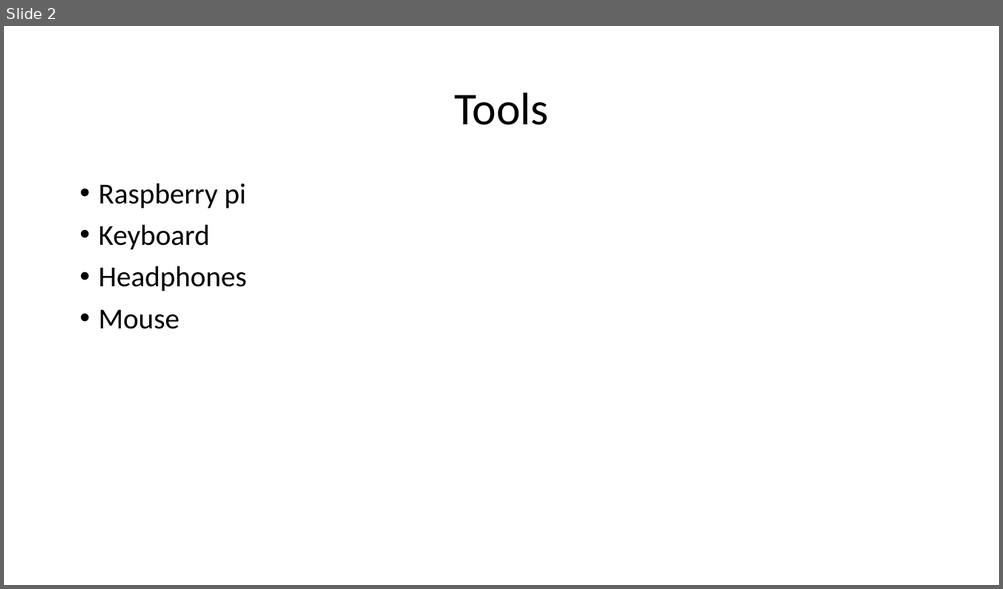
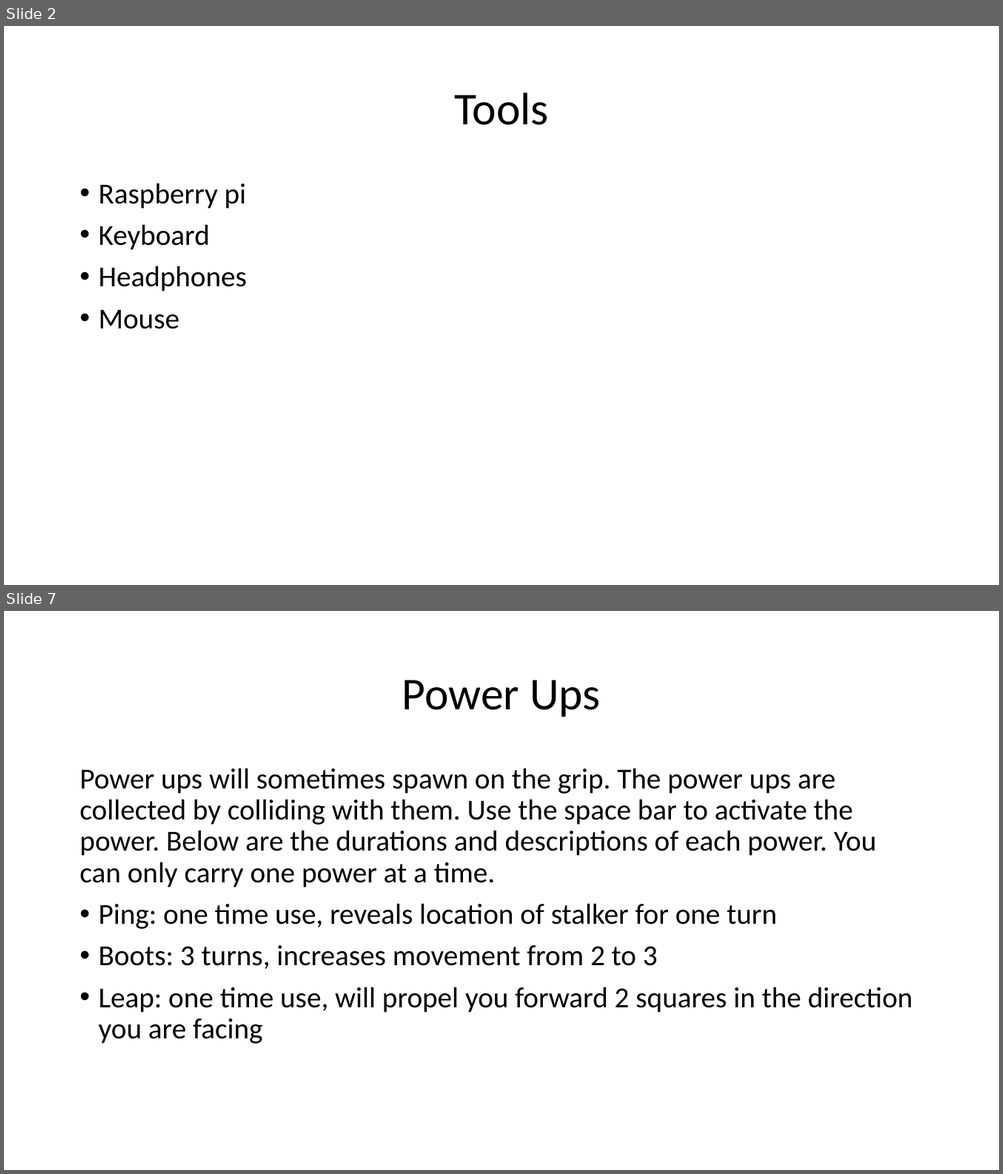
Before and after one commit to WyattSt/group-2, a slide deck: The Invisible Stalker.pptx. Shown one above the other, each under a label of ours: slide 2 before the commit, slides 2 and 7 after it; the slides between them are not shown. The pictures are 1003x589 and 1003x1174 pixels, drawn with LibreOffice and Linux fonts; fonts in the diff are those of the drawing. Boxes give left, top, right and bottom in pixels: in the first picture for what was removed or moved away, otherwise in the second. Text is boxed around its words. In the diff, an @@ line names an element or a change of style, - is before the commit and + after.

```diff
--- a/The Invisible Stalker.pptx
+++ b/The Invisible Stalker.pptx
@@ slide 7 added at (4, 611, 999, 1170), background #FFFFFF @@
@@ title added at (402, 680, 600, 717), 44 pt, text #000000 @@
+Power Ups
@@ text added at (79, 768, 913, 1044), 28 pt, text #000000 @@
+Power ups will sometimes spawn on the grip. The power ups are collected by colliding with them. Use the space bar to activate the power. Below are the durations and descriptions of each power. You can only carry one power at a time.
+• Ping: one time use, reveals location of stalker for one turn
+• Boots: 3 turns, increases movement from 2 to 3
+• Leap: one time use, will propel you forward 2 squares in the direction you are facing
```
Also in this commit, not shown: 3 slides changed, 1 other slide added, 1 slide removed.
